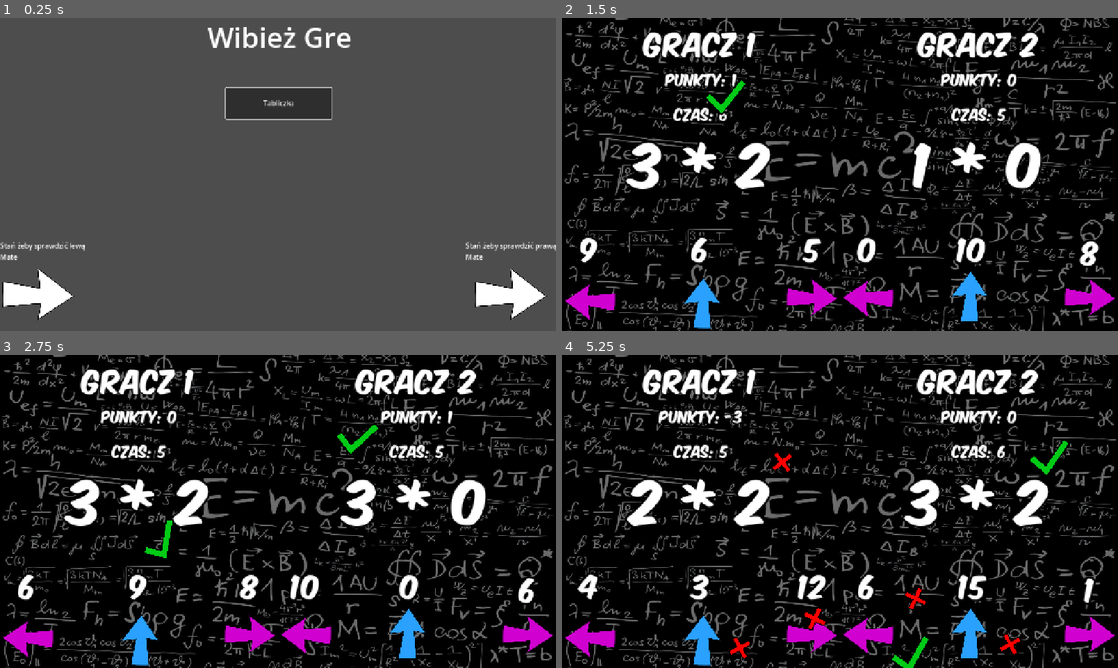
Above: before the commit, frames 1-4 (two rows, left to right).
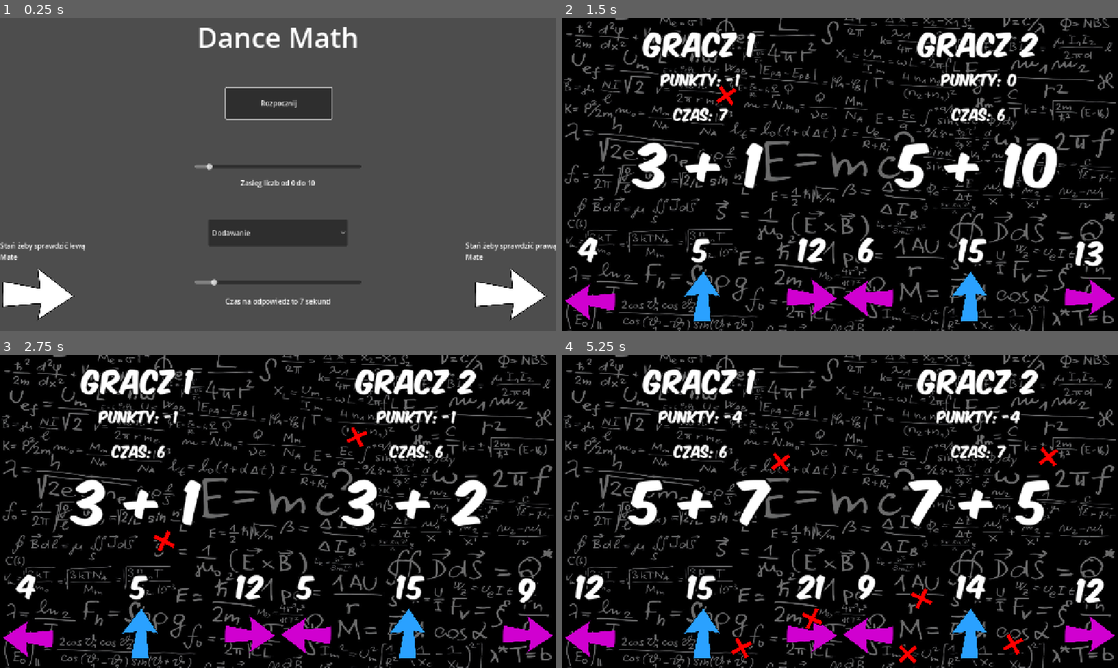
Above: after the commit, the same moments.

Repository: GRATHRRAM/Dance-Math
Game: Godot game, scene res://main.tscn
Two runs of this game, one before a commit and one after it. Both use one fixed random seed, a clock stepped at 60 frames per second and the inputs below.
Inputs:
- Up to frame 1 (0.25 s): no input
- Up to frame 2 (1.5 s): click "Tabliczka" (after the commit: "Rozpocznij") at 0.5 s; hold D (Right1) from 1.28 s (still down); hold Down (Down2) from 1.28 s (still down)
- Up to frame 3 (2.75 s): release D (Right1) at 2.03 s; release Down (Down2) at 2.03 s; hold S (Down1) from 2.03 s (still down); tap Left (Left2) at 2.1 s
- Up to frame 4 (5.25 s): release S (Down1) at 2.78 s; hold D (Right1) 2.78-3.53 s; hold Right (Right2) 2.78-3.53 s; hold W (Up1) 3.53-4.28 s; tap Up (Up2) at 3.6 s; hold Down (Down2) 4.28-5.03 s; hold A (Left1) from 4.28 s (still down); tap Left (Left2) at 5.1 s

The runs differ from the first frame. In frame 1, 4.0% of the frame differs, in the area x 35-65%, y 2-93%; in frame 2, 5.4%; in frame 3, 5.4%; in frame 4, 6.1%, in the area x 2-98%, y 17-100%.

Commit message:
Added Options

Diff:
--- /dev/null
+++ b/Global.gd
@@ -0,0 +1,5 @@
+extends Node
+
+var mode = 0
+var max_gen_num = 10
+var reset_time = 7
--- a/Scenes/MainGame.tscn
+++ b/Scenes/MainGame.tscn
@@ -150,7 +150,7 @@
 
 [node name="Arrow3" type="Sprite2D" parent="Gui/Player1" unique_id=1277223075]
 modulate = Color(0.16470589, 0.6313726, 1, 1)
-position = Vector2(320.00003, 656)
+position = Vector2(320.00003, 640)
 rotation = -1.5707964
 scale = Vector2(0.33888888, 0.33888888)
 texture = ExtResource("3_rukrh")
--- a/Scripts/MainGame.gd
+++ b/Scripts/MainGame.gd
@@ -14,9 +14,9 @@
 	SQUAREROOT
 }
 
-var max_gen_number = 3
-
-var reset_time = 6.0
+var max_gen_number = Global	.max_gen_num
+
+var reset_time = Global.reset_time
 var times = [reset_time, reset_time]
 
 var points = [0, 0]
@@ -36,7 +36,7 @@
 # Two Buttons At the Same time
 var t1 := -1.0
 var t2 := -1.0
-var window := 1
+var window := 0.5
 
 
 func _ready() -> void:
@@ -132,7 +132,7 @@
 func make_task(player: int) -> void:
 	times[player] = reset_time
 
-	var task = generate_task(Mode.MULTIPLICATION)
+	var task = generate_task(Global.mode)
 
 	solutions[player] = task.solution
 
--- a/main.gd
+++ b/main.gd
@@ -25,3 +25,14 @@
 
 func _on_tabl_pressed() -> void:
 	get_tree().change_scene_to_file("res://Scenes/MainGame.tscn")
+
+func _on_num_rrange_value_changed(value: float) -> void:
+	$Gui/NumRangeInfo.text = "Zasięg Liczb od 0 do %d" % int(value)
+	Global.max_gen_num = value
+
+func _on_modes_item_selected(index: int) -> void:
+	Global.mode = index
+
+func _on_time_range_value_changed(value: float) -> void:
+	$Gui/TimeInfo.text = "Czas na odpowiedz to %d sekund" % int(value)
+	Global.reset_time = value
--- a/main.tscn
+++ b/main.tscn
@@ -17,10 +17,9 @@
 
 [node name="Label" type="Label" parent="Gui" unique_id=324356513]
 layout_mode = 0
-offset_left = 8.0
 offset_right = 1280.0
 offset_bottom = 178.0
-text = "Wibież Gre"
+text = "Dance Math"
 label_settings = SubResource("LabelSettings_7dm0k")
 horizontal_alignment = 1
 
@@ -30,7 +29,7 @@
 offset_top = 160.0
 offset_right = 764.0
 offset_bottom = 232.0
-text = "Tabliczka"
+text = "Rozpocznij"
 
 [node name="Lewa" type="Sprite2D" parent="Gui" unique_id=121639149]
 position = Vector2(88, 632)
@@ -59,4 +58,63 @@
 text = "Stań żeby sprawdzić prawą
 Mate"
 
+[node name="NumRrange" type="HSlider" parent="Gui" unique_id=2044760022]
+layout_mode = 0
+offset_left = 448.0
+offset_top = 312.0
+offset_right = 832.0
+offset_bottom = 373.0
+min_value = 3.0
+value = 10.0
+allow_greater = true
+
+[node name="NumRangeInfo" type="Label" parent="Gui" unique_id=1215595235]
+layout_mode = 0
+offset_top = 368.0
+offset_right = 1280.0
+offset_bottom = 436.0
+text = "Zasięg liczb od 0 do 10"
+horizontal_alignment = 1
+
+[node name="TimeInfo" type="Label" parent="Gui" unique_id=1015977156]
+layout_mode = 0
+offset_top = 640.0
+offset_right = 1280.0
+offset_bottom = 708.0
+text = "Czas na odpowiedz to 7 sekund"
+horizontal_alignment = 1
+
+[node name="Modes" type="OptionButton" parent="Gui" unique_id=614097717]
+layout_mode = 0
+offset_left = 480.0
+offset_top = 464.0
+offset_right = 800.0
+offset_bottom = 525.0
+selected = 0
+item_count = 5
+popup/item_0/text = "Dodawanie"
+popup/item_0/id = 0
+popup/item_1/text = "Odejmowanie"
+popup/item_1/id = 1
+popup/item_2/text = "Mnożenie"
+popup/item_2/id = 2
+popup/item_3/text = "Dzielenie"
+popup/item_3/id = 3
+popup/item_4/text = "Pierwiastkowanie"
+popup/item_4/id = 4
+
+[node name="TimeRange" type="HSlider" parent="Gui" unique_id=711516422]
+layout_mode = 0
+offset_left = 448.0
+offset_top = 576.0
+offset_right = 832.0
+offset_bottom = 640.0
+min_value = 1.0
+max_value = 60.0
+value = 7.0
+allow_greater = true
+
 [connection signal="pressed" from="Gui/tabl" to="." method="_on_tabl_pressed"]
+[connection signal="value_changed" from="Gui/NumRrange" to="." method="_on_num_rrange_value_changed"]
+[connection signal="item_selected" from="Gui/Modes" to="." method="_on_modes_item_selected"]
+[connection signal="value_changed" from="Gui/TimeRange" to="." method="_on_time_range_value_changed"]
--- a/project.godot
+++ b/project.godot
@@ -14,6 +14,10 @@
 run/main_scene="uid://dmu01eqh5uxhk"
 config/features=PackedStringArray("4.6", "Forward Plus")
 config/icon="res://icon.svg"
+
+[autoload]
+
+Global="*uid://kuh1q0xbyw38"
 
 [display]
 
Not shown, added: Global.gd.uid
